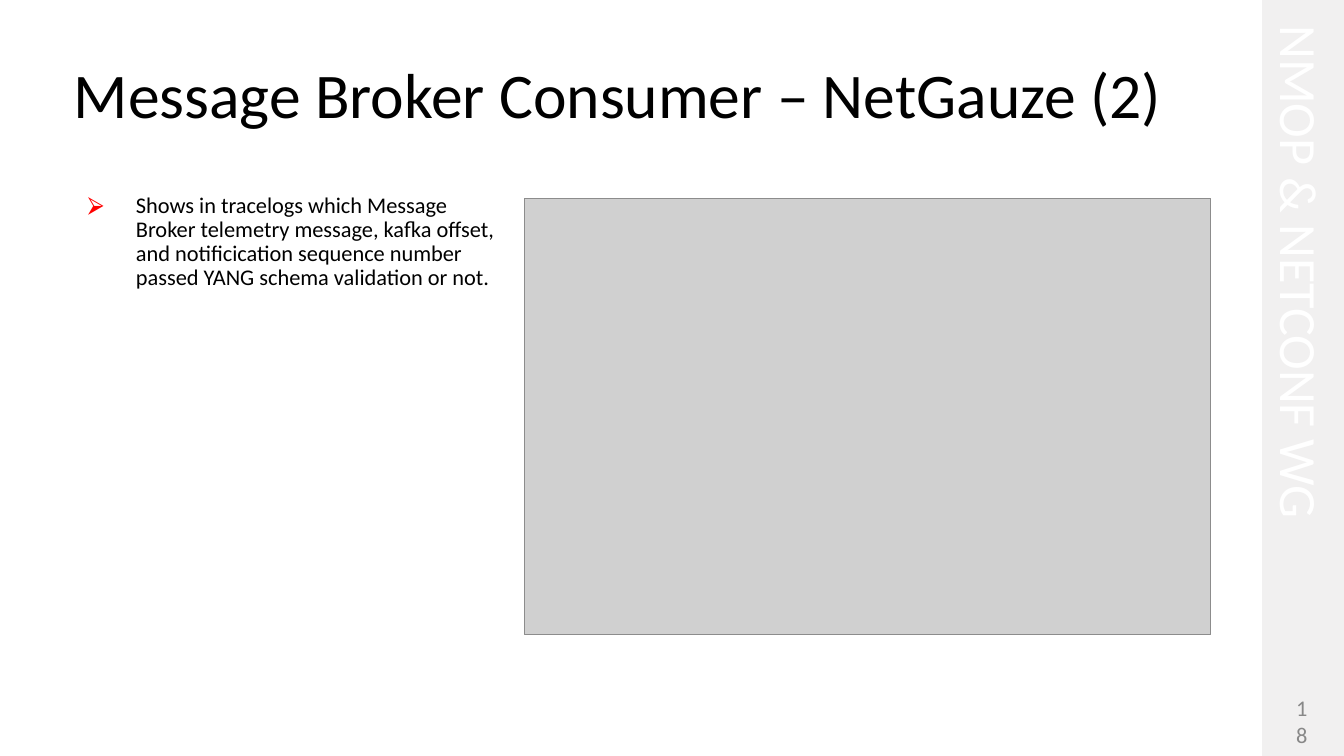
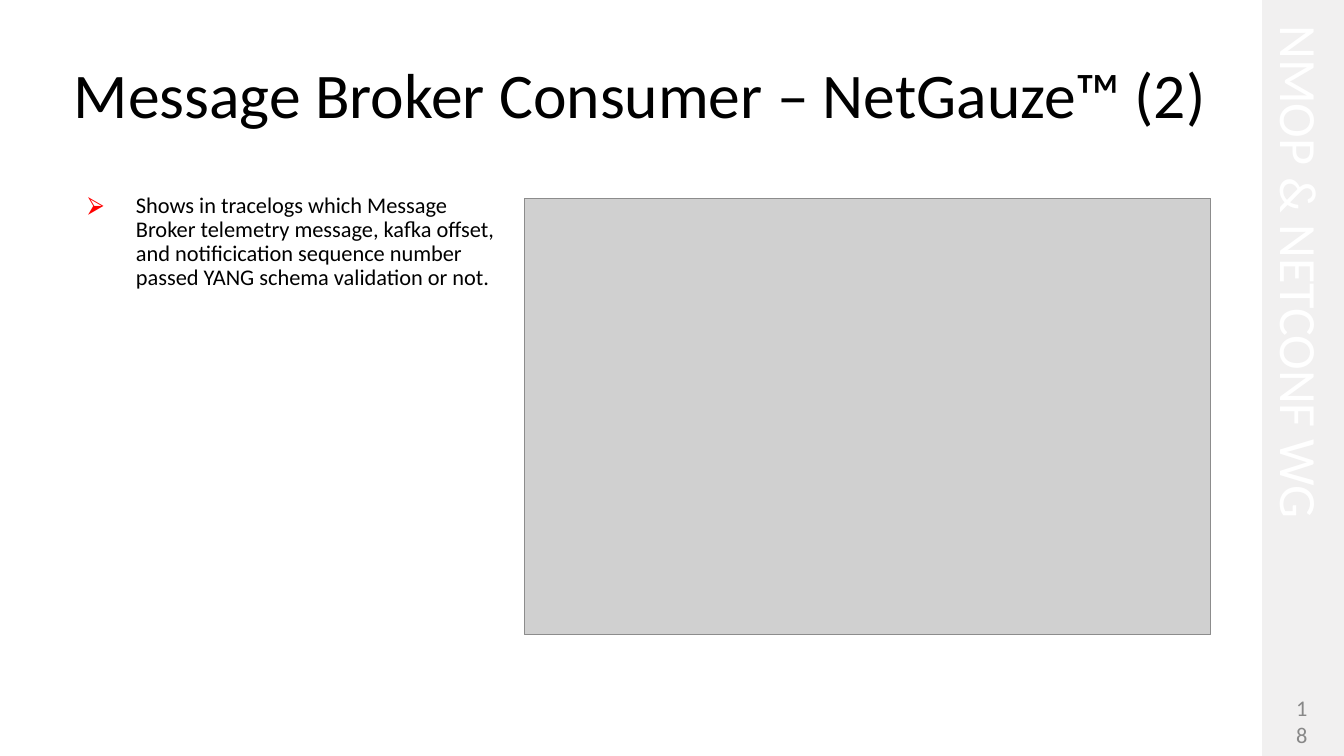
Before and after one commit to network-analytics/ietf-network-analytics-document-status, a slide deck: slide 18 of 126/NMOP/draft-ietf-nmop-yang-message-broker-integration-13.pptx. Drawn at 1344x756 pixels with LibreOffice and Linux fonts; fonts in the diff are those of the drawing; grey boxes stand for pictures. Boxes give left, top, right and bottom in pixels: in the first picture for what was removed or moved away, otherwise in the second. Text is boxed around its words. In the diff, an @@ line names an element or a change of style, - is before the commit and + after.

```diff
--- a/126/NMOP/draft-ietf-nmop-yang-message-broker-integration-13.pptx
+++ b/126/NMOP/draft-ietf-nmop-yang-message-broker-integration-13.pptx
@@ title at bbox=[74, 71, 1206, 129]: text changed @@
-Message Broker Consumer – NetGauze (2)
+Message Broker Consumer – NetGauze™ (2)
```
Also in this commit, not shown: 7 other slides changed, 2 other files.
